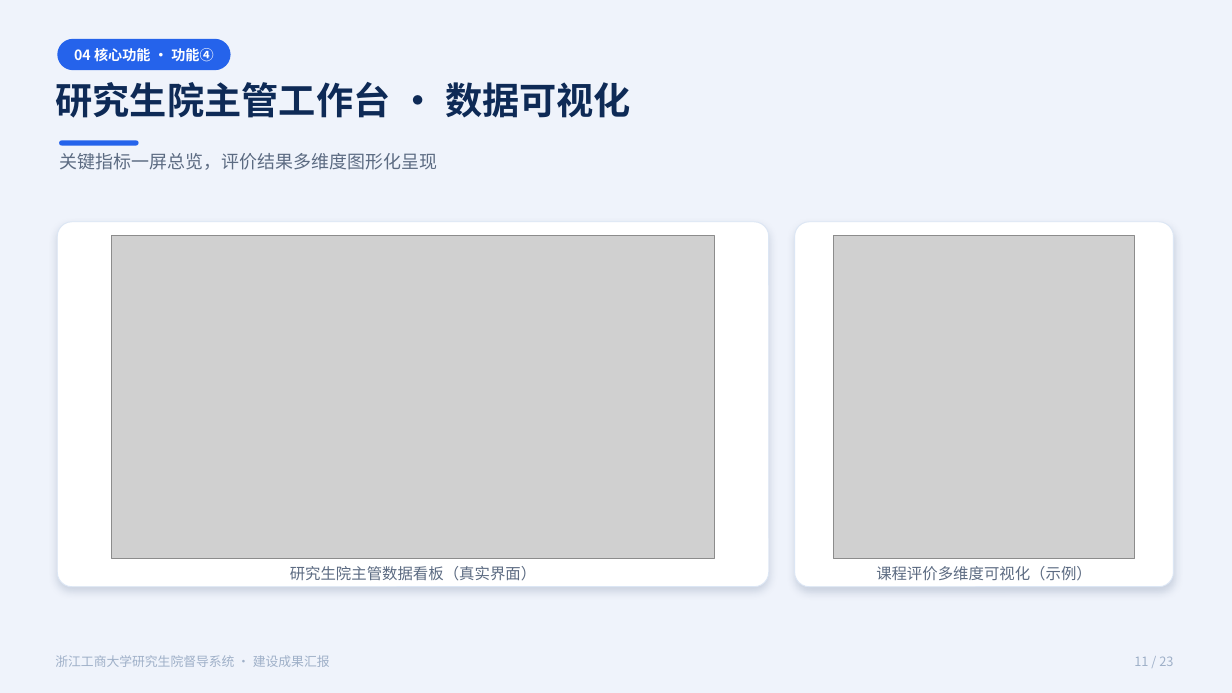
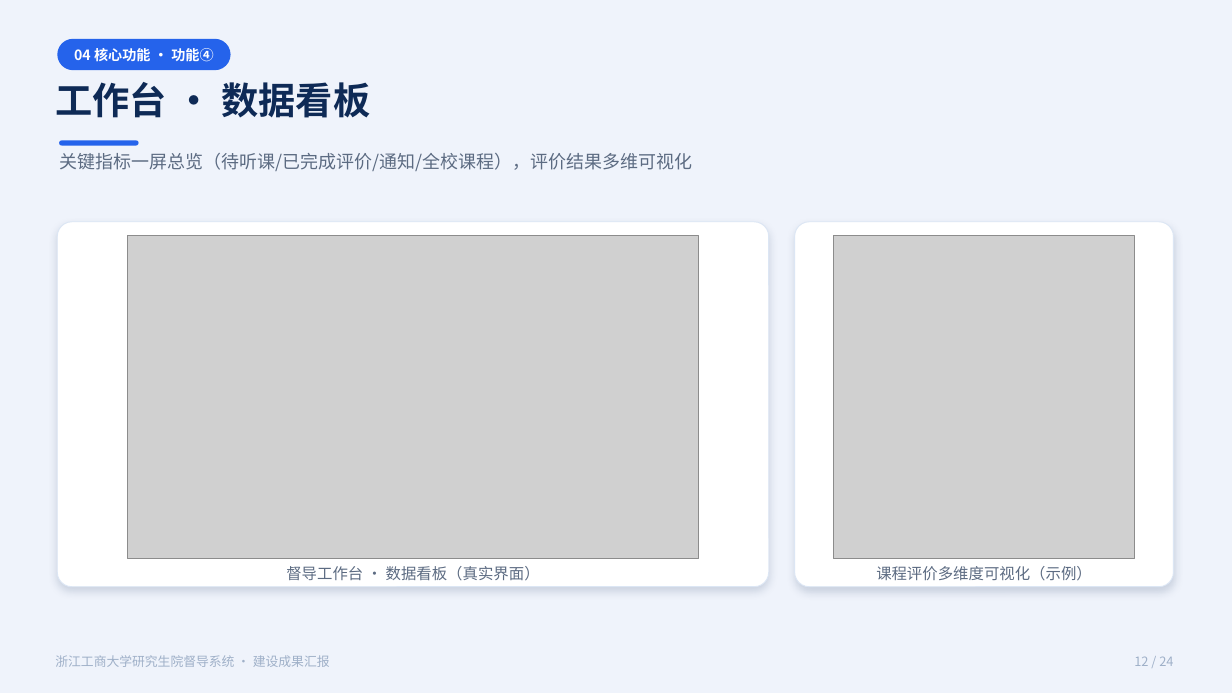
Before and after one commit to 1739467001-svg/example-of-report, a slide deck: slide 12 of slides/督导系统建设成果汇报.pptx (slide 11 before the commit). Drawn at 1232x693 pixels with LibreOffice and Linux fonts; fonts in the diff are those of the drawing; grey boxes stand for pictures. Boxes give left, top, right and bottom in pixels: in the first picture for what was removed or moved away, otherwise in the second. Text is boxed around its words. In the diff, an @@ line names an element or a change of style, - is before the commit and + after.

```diff
--- a/slides/督导系统建设成果汇报.pptx
+++ b/slides/督导系统建设成果汇报.pptx
@@ text at [55,82,370,118]: text changed @@
-研究生院主管工作台 · 数据可视化
+工作台 · 数据看板
@@ text at [59,153,693,171]: text changed @@
-关键指标一屏总览，评价结果多维度图形化呈现
+关键指标一屏总览（待听课/已完成评价/通知/全校课程），评价结果多维可视化
@@ picture: place and size @@
-picture at [112,236,714,559]
+picture at [128,236,699,559]
@@ text at [286,566,540,581]: text changed @@
-研究生院主管数据看板（真实界面）
+督导工作台 · 数据看板（真实界面）
@@ text at [1134,656,1173,666]: text changed @@
-11 / 23
+12 / 24
```
Also in this commit, not shown: 20 other slides changed, 1 slide added, 16 other files.
